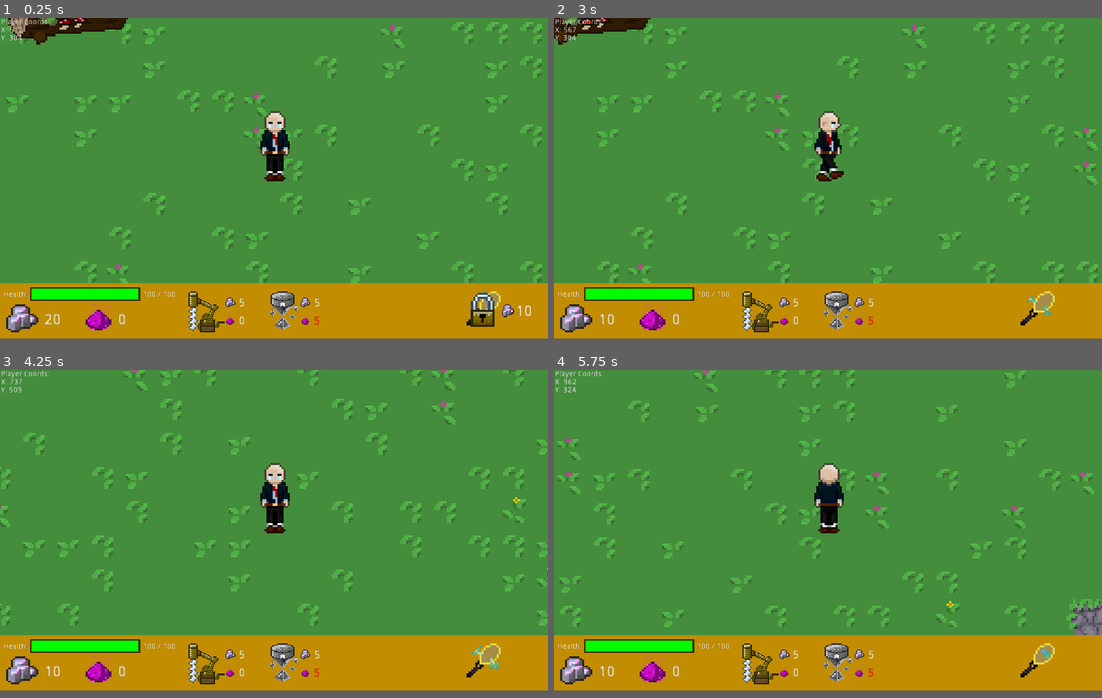
Above: before the commit, frames 1-4 (two rows, left to right).
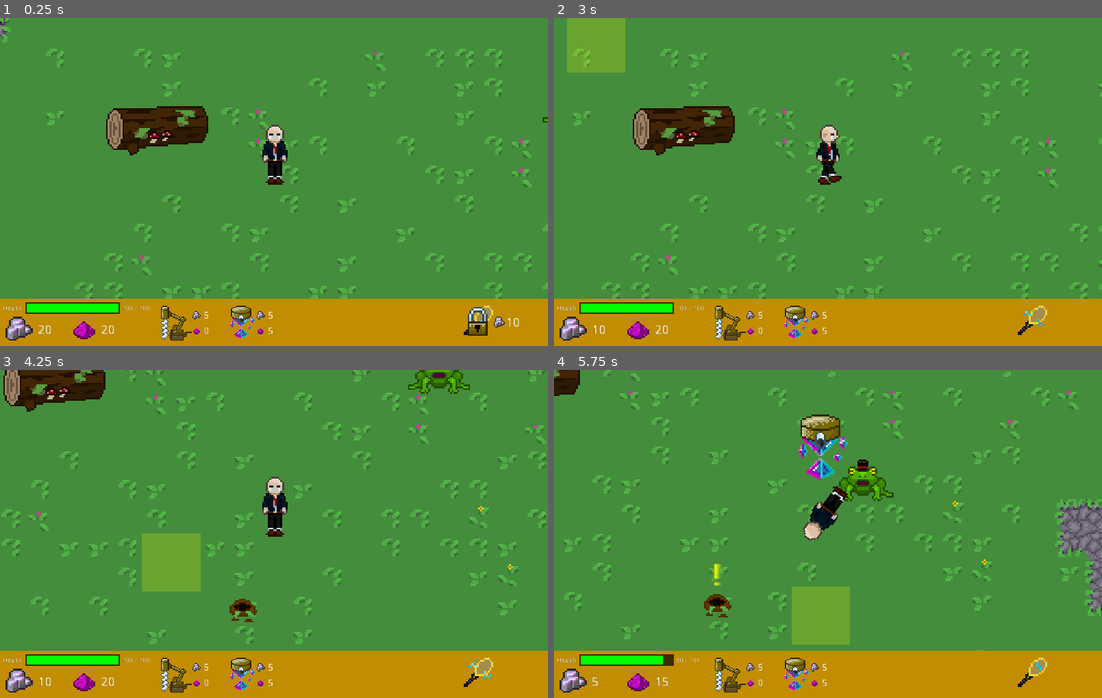
Above: after the commit, the same moments.

Repository: rakthalekk/CSC281-Project
Game: Godot game, scene res://src/Main.tscn
Same seed, same stepped clock (60 frames per second), same inputs: the game is played once before the commit and once after it. The engine's default icon, where the game draws it, is replaced by a stand-in: a white triangle on a blue panel in a dark square.
Inputs (mouse positions are in pixels of both pictures, inside the frame that each line leads up to; where the layout moved, square brackets give the same spot in the first picture):
- Up to frame 1 (0.25 s): no input
- Up to frame 2 (3 s): click (729, 316) [762, 313] at 0.5 s; click (1030, 313) [1036, 309] at 1.25 s; click (795, 316) at 2.02 s; move the mouse to (597, 31) at 2.77 s; hold D (right) from 2.78 s (still down); hold E (interact_key) from 2.78 s (still down)
- Up to frame 3 (4.25 s): tap C (manual_mine) at 3.05, 3.6 s; move the mouse to (164, 547) at 3.52 s; release D (right) at 3.53 s; release E (interact_key) at 3.53 s; hold S (down) from 3.53 s (still down); tap E (interact_key) at 3.8 s
- Up to frame 4 (5.75 s): move the mouse to (882, 458) at 4.27 s; release S (down) at 4.28 s; press the mouse at (882, 458) at 4.28 s; hold D (right) 4.28-5.03 s; tap C (manual_mine) at 4.55 s; move the mouse to (800, 593) at 5.02 s; release the mouse at (800, 593) at 5.03 s; hold W (up) from 5.03 s (still down); tap E (interact_key) at 5.1 s
In our replay, the window is 800x469 before the commit and 800x480 after it. These sizes can differ from the game's own. Grey fills any space a smaller window leaves; there, only what the larger window draws over its background counts as a difference.

The runs differ from the first frame. In frame 1, 19% of the frame differs, in the area x 0-100%, y 0-99%; in frame 2, 20%; in frame 3, 21%; in frame 4, 22%.

Commit message:
Improved pathing, click-to-place structures, tiling, etc.

Diff:
--- a/281-Project/project.godot
+++ b/281-Project/project.godot
@@ -42,6 +42,8 @@
 
 [display]
 
+window/size/width=1200
+window/size/height=720
 window/stretch/mode="2d"
 
 [importer_defaults]
@@ -103,6 +105,7 @@
 escape_key={
 "deadzone": 0.5,
 "events": [ Object(InputEventKey,"resource_local_to_scene":false,"resource_name":"","device":0,"alt":false,"shift":false,"control":false,"meta":false,"command":false,"pressed":false,"scancode":0,"physical_scancode":16777217,"unicode":0,"echo":false,"script":null)
+, Object(InputEventKey,"resource_local_to_scene":false,"resource_name":"","device":0,"alt":false,"shift":false,"control":false,"meta":false,"command":false,"pressed":false,"scancode":0,"physical_scancode":81,"unicode":0,"echo":false,"script":null)
  ]
 }
 interact_key={
--- /dev/null
+++ b/281-Project/src/Bolt.tscn
@@ -0,0 +1,68 @@
+[gd_scene load_steps=13 format=2]
+
+[ext_resource path="res://assets/Structures/magicbolt.png" type="Texture" id=1]
+[ext_resource path="res://src/Bullet.gd" type="Script" id=2]
+
+[sub_resource type="CircleShape2D" id=1]
+radius = 16.0
+
+[sub_resource type="AtlasTexture" id=2]
+atlas = ExtResource( 1 )
+region = Rect2( 0, 0, 64, 20 )
+
+[sub_resource type="AtlasTexture" id=3]
+atlas = ExtResource( 1 )
+region = Rect2( 64, 0, 64, 20 )
+
+[sub_resource type="AtlasTexture" id=4]
+atlas = ExtResource( 1 )
+region = Rect2( 128, 0, 64, 20 )
+
+[sub_resource type="AtlasTexture" id=5]
+atlas = ExtResource( 1 )
+region = Rect2( 192, 0, 64, 20 )
+
+[sub_resource type="AtlasTexture" id=6]
+atlas = ExtResource( 1 )
+region = Rect2( 256, 0, 64, 20 )
+
+[sub_resource type="AtlasTexture" id=7]
+atlas = ExtResource( 1 )
+region = Rect2( 320, 0, 64, 20 )
+
+[sub_resource type="AtlasTexture" id=8]
+atlas = ExtResource( 1 )
+region = Rect2( 384, 0, 64, 20 )
+
+[sub_resource type="AtlasTexture" id=9]
+atlas = ExtResource( 1 )
+region = Rect2( 448, 0, 64, 20 )
+
+[sub_resource type="SpriteFrames" id=10]
+animations = [ {
+"frames": [ SubResource( 2 ), SubResource( 3 ), SubResource( 4 ), SubResource( 5 ), SubResource( 6 ), SubResource( 7 ), SubResource( 8 ), SubResource( 9 ) ],
+"loop": true,
+"name": "default",
+"speed": 30.0
+} ]
+
+[node name="Bolt" type="Area2D"]
+collision_layer = 32
+collision_mask = 2
+script = ExtResource( 2 )
+
+[node name="CollisionShape2D" type="CollisionShape2D" parent="."]
+position = Vector2( 24, 0 )
+shape = SubResource( 1 )
+
+[node name="Sprite" type="AnimatedSprite" parent="."]
+frames = SubResource( 10 )
+frame = 5
+playing = true
+
+[node name="Timer" type="Timer" parent="."]
+wait_time = 2.0
+autostart = true
+
+[connection signal="body_entered" from="." to="." method="_on_Bullet_body_entered"]
+[connection signal="timeout" from="Timer" to="." method="_on_Timer_timeout"]
--- a/281-Project/src/Bullet.gd
+++ b/281-Project/src/Bullet.gd
@@ -4,8 +4,10 @@
 
 var direction := Vector2.ZERO
 
+
 # Called every frame. 'delta' is the elapsed time since the previous frame.
 func _process(delta):
+	look_at(position + direction)
 	position += direction * speed
 
 
--- a/281-Project/src/Bullet.tscn
+++ /dev/null
@@ -1,27 +0,0 @@
-[gd_scene load_steps=4 format=2]
-
-[ext_resource path="res://src/Bullet.gd" type="Script" id=1]
-[ext_resource path="res://icon.png" type="Texture" id=2]
-
-[sub_resource type="CircleShape2D" id=1]
-radius = 8.0
-
-[node name="Bullet" type="Area2D"]
-collision_layer = 32
-collision_mask = 2
-script = ExtResource( 1 )
-
-[node name="CollisionShape2D" type="CollisionShape2D" parent="."]
-shape = SubResource( 1 )
-
-[node name="Sprite" type="Sprite" parent="."]
-scale = Vector2( 0.3, 0.3 )
-texture = ExtResource( 2 )
-region_rect = Rect2( 1712, 308, 44, 40 )
-
-[node name="Timer" type="Timer" parent="."]
-wait_time = 2.0
-autostart = true
-
-[connection signal="body_entered" from="." to="." method="_on_Bullet_body_entered"]
-[connection signal="timeout" from="Timer" to="." method="_on_Timer_timeout"]
--- a/281-Project/src/Enemy.gd
+++ b/281-Project/src/Enemy.gd
@@ -1,9 +1,8 @@
 class_name Enemy
 extends KinematicBody2D
 
-const CALM = preload("res://assets/Enemies/bunnyaup.png")
-const ANGRY = preload("res://assets/Enemies/bunnybup.png")
-
+export(Texture) var CALM
+export(Texture) var ANGRY
 export(int) var dmg = 10
 export(int) var walk_speed = 100
 export(int) var run_speed = 200
@@ -39,10 +38,7 @@
 		velocity = direction * knockback_speed
 	elif targets.size() > 0:
 		$Sprite.texture = ANGRY
-		if path.size() > 0 && targets[0] is Player:
-			pursue_player()
-		else:
-			pursue_structure()
+		pursue_target()
 	else:
 		$Sprite.texture = CALM
 		wander(walk_speed)
@@ -50,17 +46,40 @@
 	velocity = move_and_slide(velocity)
 
 
+func pursue_target():
+	# Finds closest target
+	var closest_target = targets[0]
+	var shortest_dist = 999
+	for t in targets:
+		var d = global_position.distance_to(t.global_position)
+		if d < shortest_dist:
+			closest_target = t
+			shortest_dist = d
+
+	# Find the length of the path to the player
+	var dist_to_player = 999
+	if path.size() > 0:
+		dist_to_player = global_position.distance_to(path[0])
+	for i in range(path.size() - 1):
+		dist_to_player += path[i].distance_to(path[i + 1])
+
+	# Prioritize pursing the player, pursue other structures if 3x closer than player
+	if path.size() > 0 && targets[0] is Player && dist_to_player < 3 * shortest_dist:
+		pursue_player()
+
+	# Directly target structures without pathing
+	else:
+		direction = global_position.direction_to(closest_target.global_position)
+		velocity = direction * run_speed
+
+
+# Target the player using navigation, pathing around structures and walls
 func pursue_player():
 	if global_position.distance_to(path[0]) < threshold:
 		path.remove(0)
 	else:
 		direction = global_position.direction_to(path[0])
 		velocity = direction * run_speed
-
-
-func pursue_structure():
-	direction = global_position.direction_to(targets[0].global_position)
-	velocity = direction * run_speed
 
 
 func wander(speed):
--- a/281-Project/src/Enemy.tscn
+++ b/281-Project/src/Enemy.tscn
@@ -1,10 +1,11 @@
-[gd_scene load_steps=8 format=2]
+[gd_scene load_steps=9 format=2]
 
 [ext_resource path="res://assets/Enemies/bunnyaup.png" type="Texture" id=1]
 [ext_resource path="res://src/Enemy.gd" type="Script" id=2]
+[ext_resource path="res://assets/Enemies/bunnybup.png" type="Texture" id=3]
 
 [sub_resource type="RectangleShape2D" id=1]
-extents = Vector2( 32, 32 )
+extents = Vector2( 32, 28 )
 
 [sub_resource type="Animation" id=3]
 length = 0.001
@@ -52,15 +53,17 @@
 }
 
 [sub_resource type="CircleShape2D" id=2]
-radius = 344.093
+radius = 520.0
 
 [sub_resource type="RectangleShape2D" id=5]
-extents = Vector2( 40, 40 )
+extents = Vector2( 36, 36 )
 
 [node name="Enemy" type="KinematicBody2D" groups=["enemy"]]
 collision_layer = 2
 collision_mask = 3
 script = ExtResource( 2 )
+CALM = ExtResource( 1 )
+ANGRY = ExtResource( 3 )
 
 [node name="CollisionShape2D" type="CollisionShape2D" parent="."]
 position = Vector2( 0, 16 )
--- a/281-Project/src/Fairy Dust Tree.gd
+++ b/281-Project/src/Fairy Dust Tree.gd
@@ -3,7 +3,15 @@
 var spawnedTexture = load("res://assets/Resources/Fairy Tree Dust.png")
 var cooldownTexture = load("res://assets/Resources/Fairy Tree.png")
 
+
 onready var sprite = $Sprite
+onready var parent = $"../.."
+
+
+func _ready():
+	yield(parent, "ready")
+	parent.update_log_navigation(global_position)
+
 
 func _on_Respawn_Timer_timeout():
 	#print("SWITCHING TREE:")
@@ -23,3 +31,4 @@
 func _on_HarvestArea_body_exited(body):
 	if body is Player:
 		body.harvest_fairy_dust = false
+		body.stop_interacting()
--- a/281-Project/src/Fairy Dust Tree.tscn
+++ b/281-Project/src/Fairy Log.tscn
@@ -9,9 +9,9 @@
 [sub_resource type="RectangleShape2D" id=2]
 extents = Vector2( 140, 60 )
 
-[node name="Fairy Dust Tree" type="StaticBody2D"]
+[node name="Fairy Log" type="StaticBody2D"]
 collision_layer = 16
-collision_mask = 16
+collision_mask = 3
 script = ExtResource( 1 )
 
 [node name="Sprite" type="Sprite" parent="."]
--- /dev/null
+++ b/281-Project/src/Forg.gd
@@ -0,0 +1 @@
+extends Enemy
--- /dev/null
+++ b/281-Project/src/Forg.tscn
@@ -0,0 +1,20 @@
+[gd_scene load_steps=5 format=2]
+
+[ext_resource path="res://src/Enemy.tscn" type="PackedScene" id=1]
+[ext_resource path="res://assets/Enemies/frog2.png" type="Texture" id=2]
+[ext_resource path="res://src/Forg.gd" type="Script" id=3]
+[ext_resource path="res://assets/Enemies/frog1.png" type="Texture" id=4]
+
+[node name="Forg" instance=ExtResource( 1 )]
+script = ExtResource( 3 )
+CALM = ExtResource( 2 )
+ANGRY = ExtResource( 4 )
+
+[node name="CollisionShape2D" parent="." index="0"]
+position = Vector2( 0, 4 )
+
+[node name="Sprite" parent="." index="1"]
+texture = ExtResource( 2 )
+
+[node name="CollisionShape2D" parent="Hitbox" index="0"]
+position = Vector2( 0, 4 )
--- a/281-Project/src/HUD.tscn
+++ b/281-Project/src/HUD.tscn
@@ -1,8 +1,7 @@
-[gd_scene load_steps=18 format=2]
+[gd_scene load_steps=17 format=2]
 
 [ext_resource path="res://assets/Structures/turret.png" type="Texture" id=1]
 [ext_resource path="res://assets/Resources/ore.png" type="Texture" id=2]
-[ext_resource path="res://src/Player Coordinates.gd" type="Script" id=3]
 [ext_resource path="res://assets/Resources/Fairy Dust.png" type="Texture" id=4]
 [ext_resource path="res://assets/Structures/drillupscaled.png" type="Texture" id=5]
 [ext_resource path="res://assets/Resources/fairyswatter.png" type="Texture" id=6]
@@ -52,28 +51,17 @@
 [node name="HUD" type="CanvasLayer"]
 script = ExtResource( 7 )
 
-[node name="Player Coordinates" type="RichTextLabel" parent="."]
-margin_left = 2.0
-margin_top = 1.0
-margin_right = 154.0
-margin_bottom = 49.0
-text = "Player Coordinates:
-X:	######
-Y:	######"
-scroll_active = false
-script = ExtResource( 3 )
-
 [node name="Border" type="ColorRect" parent="."]
-margin_top = 496.0
-margin_right = 1024.0
-margin_bottom = 600.0
+margin_top = 616.0
+margin_right = 1200.0
+margin_bottom = 720.0
 color = Color( 0.764706, 0.556863, 0.00392157, 1 )
 
 [node name="Drill Item" type="TextureButton" parent="."]
 margin_left = 352.0
-margin_top = 512.0
+margin_top = 632.0
 margin_right = 488.0
-margin_bottom = 664.0
+margin_bottom = 784.0
 rect_scale = Vector2( 0.5, 0.5 )
 toggle_mode = true
 texture_normal = ExtResource( 5 )
@@ -125,9 +113,9 @@
 
 [node name="Turret Item" type="TextureButton" parent="."]
 margin_left = 504.0
-margin_top = 512.0
+margin_top = 632.0
 margin_right = 612.0
-margin_bottom = 656.0
+margin_bottom = 776.0
 rect_scale = Vector2( 0.5, 0.5 )
 toggle_mode = true
 texture_normal = ExtResource( 1 )
@@ -177,9 +165,9 @@
 
 [node name="Health Bar" type="ColorRect" parent="."]
 margin_left = 56.0
-margin_top = 504.0
+margin_top = 624.0
 margin_right = 262.0
-margin_bottom = 530.0
+margin_bottom = 650.0
 color = Color( 0, 0, 0, 0.686275 )
 __meta__ = {
 "_edit_use_anchors_": false
@@ -212,9 +200,9 @@
 
 [node name="Unobtainium Display" type="TextureRect" parent="."]
 margin_left = 8.0
-margin_top = 536.0
+margin_top = 656.0
 margin_right = 328.0
-margin_bottom = 816.0
+margin_bottom = 936.0
 rect_scale = Vector2( 0.2, 0.2 )
 texture = ExtResource( 2 )
 expand = true
@@ -230,9 +218,9 @@
 
 [node name="Fairy Dust Display" type="TextureRect" parent="."]
 margin_left = 152.0
-margin_top = 536.0
+margin_top = 656.0
 margin_right = 472.0
-margin_bottom = 816.0
+margin_bottom = 936.0
 rect_scale = Vector2( 0.2, 0.2 )
 texture = ExtResource( 4 )
 expand = true
@@ -274,7 +262,7 @@
 color = Color( 0.654902, 0.654902, 0.654902, 1 )
 
 [node name="Fairy Swatter" type="AnimatedSprite" parent="."]
-position = Vector2( 904, 544 )
+position = Vector2( 1048, 664 )
 frames = SubResource( 9 )
 frame = 3
 playing = true
--- a/281-Project/src/Main.gd
+++ b/281-Project/src/Main.gd
@@ -1,13 +1,14 @@
 extends Node2D
 
-const BULLET = preload("res://src/Bullet.tscn")
+const BULLET = preload("res://src/Bolt.tscn")
 const DRILL = preload("res://src/Drill.tscn")
 const TURRET = preload("res://src/Turret.tscn")
-const BUNNY = preload("res://src/Enemy.tscn")
+const BUNNY = preload("res://src/Wonderbunny.tscn")
 
 signal update_resource_counts
 
 var structures = []
+var valid_place = false
 
 onready var player = $Entities/Player
 onready var bullet_manager = $BulletManager
@@ -15,6 +16,7 @@
 onready var structure_manager = $Entities/StructureManager
 onready var tilemap = $Navigation2D/TileMap
 onready var nav = $Navigation2D
+onready var tile_highlight = $TileHighlight
 
 onready var tileNone = "None"
 onready var tileGrass = "Grass"
@@ -37,7 +39,24 @@
 			player.onTile = tileGrass
 		5: #On Stone (no nav)
 			player.onTile = tileUnobtainium
-	#print("MAIN ON TILE: " + str(tile_id))
+
+	if Global.selected_item:
+		tile_highlight.visible = true
+		var mouse_tile_pos = tilemap.map_to_world(tilemap.world_to_map(get_global_mouse_position()))
+		tile_highlight.rect_global_position = mouse_tile_pos
+
+		if Global.selected_item == "drill" && get_stone_tile_count(mouse_tile_pos) < 3:
+			tile_highlight.color = Color(1, 0, 0, 0.2)
+			valid_place = false
+		elif !check_no_nav_tiles(mouse_tile_pos):
+			tile_highlight.color = Color(1, 0, 0, 0.2)
+			valid_place = false
+		else:
+			tile_highlight.color = Color(1, 1, 0, 0.2)
+			valid_place = true
+	else:
+		tile_highlight.visible = false
+
 
 func _on_make_bullet(pos: Vector2, dir: Vector2):
 	var inst = BULLET.instance()
@@ -46,28 +65,39 @@
 	inst.direction = dir
 
 
+# Check number of stone tiles at location
+func get_stone_tile_count(pos: Vector2):
+	var count = 0
+	for i in range(2):
+		for j in range(2):
+			var p = tilemap.world_to_map(pos) + Vector2(i, j)
+			if tilemap.get_cellv(p) == tilemap.stoneTileID:
+				count += 1
+	return count
+
+
+# Check to ensure all tiles have navigation
+func check_no_nav_tiles(pos: Vector2):
+	for i in range(2):
+		for j in range(2):
+			var p = tilemap.world_to_map(pos) + Vector2(i, j)
+			if tilemap.get_cellv(p) != tilemap.stoneTileID && tilemap.get_cellv(p) != tilemap.grassTileID:
+				return false
+	return true
+
+
+# Create a drill at the location
 func create_drill(pos: Vector2):
-	if tilemap.get_cellv(tilemap.world_to_map(pos)) == tilemap.stoneTileID:
-		# Can't place another structure within 100 pixels of any existing ones
-		for s in structures:
-			if pos.distance_to(s.position) <= 100:
-				return;
+	update_tile_navigation(pos, true)
 
-		update_tile_navigation(pos, true)
-
-		var inst = DRILL.instance()
-		structure_manager.add_child(inst)
-		inst.position = pos
-		structures.append(inst)
-		emit_signal("update_resource_counts")
+	var inst = DRILL.instance()
+	structure_manager.add_child(inst)
+	inst.position = pos
+	structures.append(inst)
+	emit_signal("update_resource_counts")
 
 
 func create_turret(pos: Vector2):
-
-	for s in structures:
-		if pos.distance_to(s.position) <= 100:
-			return;
-
 	update_tile_navigation(pos, true)
 
 	var inst = TURRET.instance()
@@ -81,19 +111,19 @@
 func update_tile_navigation(pos: Vector2, disable_nav: bool):
 	var tile_pos = tilemap.world_to_map(pos) - Vector2(1, 1)
 
-	# Disable navigation in a 3x3 grid around the structure
+	# Disable navigation in a 2x2 grid around the structure
 	if disable_nav:
-		for i in range(3):
-			for j in range(3):
+		for i in range(2):
+			for j in range(2):
 				var p = tile_pos + Vector2(i, j)
 				if tilemap.get_cellv(p) == tilemap.stoneTileID:
 					tilemap.set_cellv(p, tilemap.stoneNoNavID)
 				elif tilemap.get_cellv(p) == tilemap.grassTileID:
 					tilemap.set_cellv(p, tilemap.grassNoNavID)
-	# Enable navigation in a 3x3 grid around the structure
+	# Enable navigation in a 2x2 grid around the structure
 	else:
-		for i in range(3):
-			for j in range(3):
+		for i in range(2):
+			for j in range(2):
 				var p = tile_pos + Vector2(i, j)
 				if tilemap.get_cellv(p) == tilemap.stoneNoNavID:
 					tilemap.set_cellv(p, tilemap.stoneTileID)
@@ -112,11 +142,18 @@
 func _on_Player_place_structure(pos: Vector2):
 	# This signal also being received in the HUD for resource manipulation
 	# Positions the structure in the center of the tile
-	pos = tilemap.map_to_world(tilemap.world_to_map(pos)) + Vector2(32, 32)
-	if Global.selected_item == "drill":
-		create_drill(pos)
-	elif Global.selected_item == "turret":
-		create_turret(pos)
+	if valid_place:
+		pos = tilemap.map_to_world(tilemap.world_to_map(pos)) + Vector2(64, 64)
+
+		# Can't place another structure within 100 pixels of any existing ones
+		for s in structures:
+			if pos.distance_to(s.position) <= 100:
+				return;
+
+		if Global.selected_item == "drill":
+			create_drill(pos)
+		elif Global.selected_item == "turret":
+			create_turret(pos)
 
 
 func _on_EnemyPathingTimer_timeout():
@@ -127,3 +164,14 @@
 	var inst = BUNNY.instance()
 	enemy_manager.add_child(inst)
 	inst.position = pos
+
+
+func update_log_navigation(pos: Vector2):
+	var tile_pos = tilemap.world_to_map(pos - Vector2(96, 48))
+	for i in range(4):
+		for j in range(2):
+			var p = tile_pos + Vector2(i, j)
+			if tilemap.get_cellv(p) == tilemap.stoneTileID:
+				tilemap.set_cellv(p, tilemap.stoneNoNavID)
+			elif tilemap.get_cellv(p) == tilemap.grassTileID:
+				tilemap.set_cellv(p, tilemap.grassNoNavID)
--- a/281-Project/src/Main.tscn
+++ b/281-Project/src/Main.tscn
@@ -1,14 +1,15 @@
-[gd_scene load_steps=64 format=2]
+[gd_scene load_steps=65 format=2]
 
 [ext_resource path="res://assets/Map Elements/Tilesheet/stonetilesheetup.png" type="Texture" id=1]
-[ext_resource path="res://src/Enemy.tscn" type="PackedScene" id=2]
+[ext_resource path="res://src/Forg.tscn" type="PackedScene" id=2]
 [ext_resource path="res://src/Main.gd" type="Script" id=3]
 [ext_resource path="res://src/GrassTileMap.gd" type="Script" id=4]
 [ext_resource path="res://src/HUD.tscn" type="PackedScene" id=5]
 [ext_resource path="res://src/Player.tscn" type="PackedScene" id=6]
 [ext_resource path="res://assets/Map Elements/Tilesheet/tilesettest.png" type="Texture" id=7]
 [ext_resource path="res://src/Burrow.tscn" type="PackedScene" id=8]
-[ext_resource path="res://src/Fairy Dust Tree.tscn" type="PackedScene" id=9]
+[ext_resource path="res://src/Fairy Log.tscn" type="PackedScene" id=9]
+[ext_resource path="res://src/Wonderbunny.tscn" type="PackedScene" id=10]
 
 [sub_resource type="NavigationPolygon" id=2]
 vertices = PoolVector2Array( 0, 0, 64, 0, 64, 64, 0, 64 )
@@ -315,12 +316,19 @@
 collision_layer = 16
 collision_mask = 31
 format = 1
-tile_data = PoolIntArray( -2, 3, 196611, -1, -1610612734, 0, …(21529 unchanged characters)… 734, 0, 851993, -1610612734, 0, 851994, 0, 65536, 851995, -1610612734, 0, 851996, -16106 …(83220 unchanged characters)…
+tile_data = PoolIntArray( -2, 3, 196611, -1, -1610612734, 0, …(21529 unchanged characters)… 734, 0, 851993, -1610612734, 0, 851994, 2, 0, 851995, -1610612734, 0, 851996, -16106 …(83220 unchanged characters)…
 script = ExtResource( 4 )
 
 [node name="BulletManager" type="Node2D" parent="."]
 
 [node name="HUD" parent="." instance=ExtResource( 5 )]
+
+[node name="TileHighlight" type="ColorRect" parent="."]
+visible = false
+margin_right = 128.0
+margin_bottom = 128.0
+mouse_filter = 2
+color = Color( 1, 1, 0, 0.215686 )
 
 [node name="Burrow" parent="." instance=ExtResource( 8 )]
 position = Vector2( 2312, 768 )
@@ -328,6 +336,9 @@
 [node name="Burrow2" parent="." instance=ExtResource( 8 )]
 position = Vector2( 3008, 2640 )
 
+[node name="Burrow3" parent="." instance=ExtResource( 8 )]
+position = Vector2( 672, 680 )
+
 [node name="Entities" type="YSort" parent="."]
 
 [node name="Player" parent="Entities" instance=ExtResource( 6 )]
@@ -335,19 +346,22 @@
 
 [node name="EnemyManager" type="YSort" parent="Entities"]
 
-[node name="Enemy" parent="Entities/EnemyManager" instance=ExtResource( 2 )]
-position = Vector2( 712, 1688 )
-
-[node name="Enemy2" parent="Entities/EnemyManager" instance=ExtResource( 2 )]
-position = Vector2( 1312, 2600 )
-
-[node name="Enemy3" parent="Entities/EnemyManager" instance=ExtResource( 2 )]
-position = Vector2( 3080, 1440 )
+[node name="Wonderbunny" parent="Entities/EnemyManager" instance=ExtResource( 10 )]
+position = Vector2( 720, 1712 )
+
+[node name="Wonderbunny2" parent="Entities/EnemyManager" instance=ExtResource( 10 )]
+position = Vector2( 3128, 1448 )
+
+[node name="Wonderbunny3" parent="Entities/EnemyManager" instance=ExtResource( 10 )]
+position = Vector2( 1312, 2656 )
+
+[node name="Forg" parent="Entities/EnemyManager" instance=ExtResource( 2 )]
+position = Vector2( 1168, 136 )
 
 [node name="StructureManager" type="YSort" parent="Entities"]
 
-[node name="Fairy Dust Tree" parent="Entities" instance=ExtResource( 9 )]
-position = Vector2( 128, 0 )
+[node name="Fairy Log" parent="Entities" instance=ExtResource( 9 )]
+position = Vector2( 256, 192 )
 
 [node name="MiningTimer" type="Timer" parent="."]
 
--- a/281-Project/src/Player Coordinates.gd
+++ /dev/null
@@ -1,10 +0,0 @@
-extends RichTextLabel
-
-# Called when the node enters the scene tree for the first time.
-func _ready():
-	pass # Replace with function body.
-
-
-# Called every frame. 'delta' is the elapsed time since the previous frame.
-func _process(delta):
-	set_text("Player Coords:\nX: " + str(get_parent().get_parent().player.global_position[0]) + "\nY: " + str(get_parent().get_parent().player.global_position[1]))
--- a/281-Project/src/Player.gd
+++ b/281-Project/src/Player.gd
@@ -35,7 +35,7 @@
 
 # Current resources of the player
 var unobtainiumCount : int = 20
-var fairyDustCount : int = 0
+var fairyDustCount : int = 20
 var knockback = false
 var attacking = false
 var manual_mining = false
@@ -95,7 +95,7 @@
 		if(onTile == "Unobtainium" && $ManualMiningTimer.time_left == 0):
 			$ManualMiningTimer.start(manual_mining_time)
 		if(onTile != "Unobtainium"):
-			#manual_mining = false
+			manual_mining = false
 			$ManualMiningTimer.stop()
 			$ManualMiningTimer.set_wait_time(manual_mining_time)
 		emit_signal("is_manual_mining", self)
@@ -105,25 +105,22 @@
 # Handles input
 func _unhandled_input(event):
 	#Manual Mining
-	if (event.is_action_pressed("manual_mine")):
-		manual_mining = true
-	if (event.is_action_pressed("interact_key")):
+	if (Input.is_action_just_pressed("manual_mine")):
+		if !manual_mining:
+			manual_mining = true
+		else:
+			manual_mining = false
+			$ManualMiningTimer.stop()
+			$ManualMiningTimer.set_wait_time(manual_mining_time)
+			emit_signal("is_manual_mining", self)
+
+	if (Input.is_action_just_pressed("interact_key")):
 		if harvest_fairy_dust && hasFairySwatter:
-			interacting = true
-			$HarvestTimer.start()
-
-	if (event.is_action_released("interact_key")):
-		interacting = false
-		$HarvestTimer.stop()
-		$HarvestTimer.set_wait_time(harvesting_time)
-		emit_signal("is_interacting", self)
-
-	#Stop mining when key is released
-	if (event.is_action_released("manual_mine")):
-		manual_mining = false
-		$ManualMiningTimer.stop()
-		$ManualMiningTimer.set_wait_time(manual_mining_time)
-		emit_signal("is_manual_mining", self)
+			if !interacting:
+				interacting = true
+				$HarvestTimer.start()
+			else:
+				stop_interacting()
 
 	if event.is_action_pressed("click"):
 
@@ -143,6 +140,13 @@
 				anim_player.play("attack_up")
 			else:
 				anim_player.play("attack_down")
+
+
+func stop_interacting():
+	interacting = false
+	$HarvestTimer.stop()
+	$HarvestTimer.set_wait_time(harvesting_time)
+	emit_signal("is_interacting", self)
 
 
 # Damages the player and knocks them back in the given direction
--- a/281-Project/src/Turret.tscn
+++ b/281-Project/src/Turret.tscn
@@ -62,7 +62,7 @@
 shape = SubResource( 4 )
 
 [node name="ShootInterval" type="Timer" parent="."]
-wait_time = 2.0
+wait_time = 3.0
 autostart = true
 
 [node name="AnimationPlayer" type="AnimationPlayer" parent="."]
--- /dev/null
+++ b/281-Project/src/Wonderbunny.gd
@@ -0,0 +1 @@
+extends Enemy
--- /dev/null
+++ b/281-Project/src/Wonderbunny.tscn
@@ -0,0 +1,7 @@
+[gd_scene load_steps=3 format=2]
+
+[ext_resource path="res://src/Enemy.tscn" type="PackedScene" id=1]
+[ext_resource path="res://src/Wonderbunny.gd" type="Script" id=2]
+
+[node name="Wonderbunny" instance=ExtResource( 1 )]
+script = ExtResource( 2 )
Renamed: 281-Project/assets/Resources/magicbolt.png -> 281-Project/assets/Structures/magicbolt.png
Not shown, changed: 281-Project/assets/Structures/magicbolt.png.import
